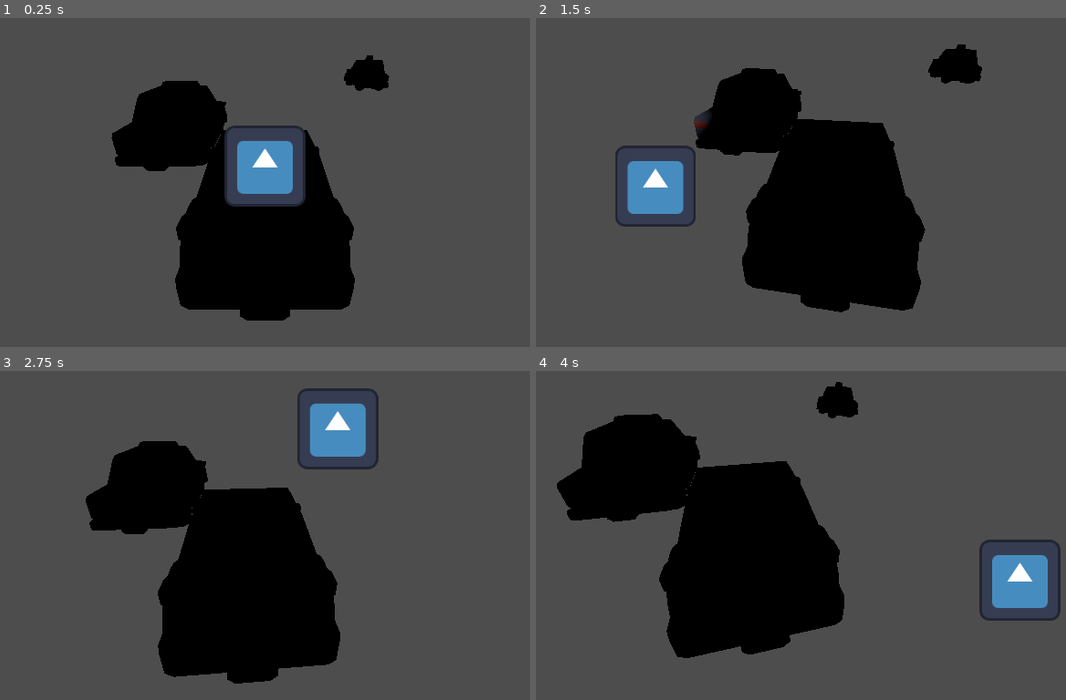
Above: before the commit, frames 1-4 (two rows, left to right).
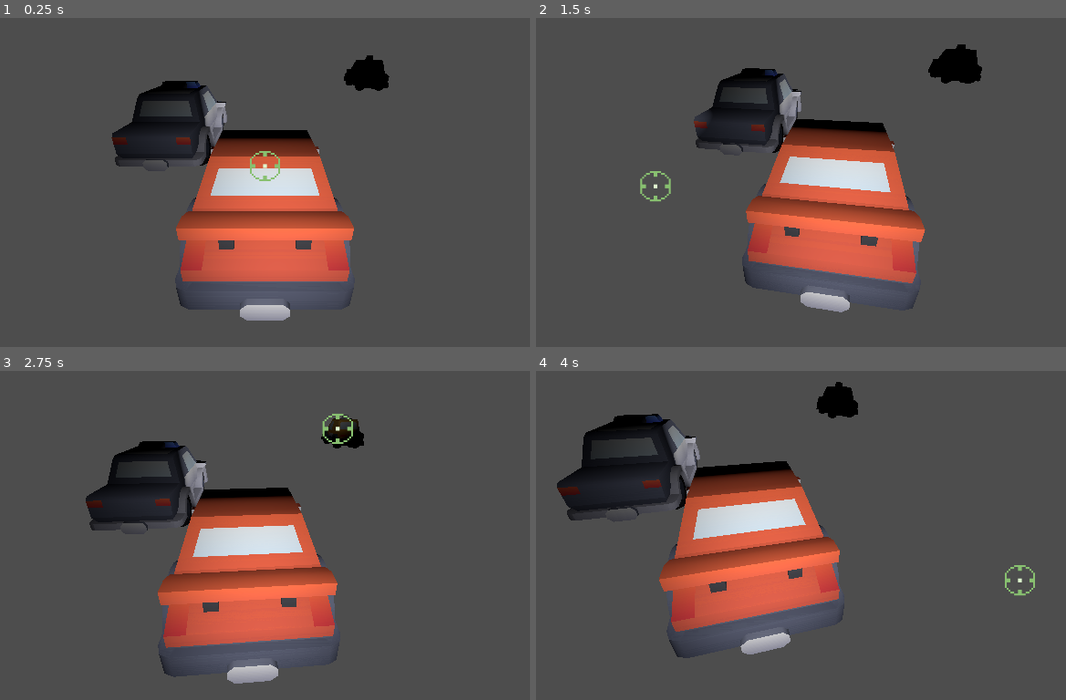
Above: after the commit, the same moments.

Repository: roverem/outrun
Game: Godot game, scene res://game.tscn
Same seed, same stepped clock (60 frames per second), same inputs: the game is played once before the commit and once after it. The engine's default icon, where the game draws it, is replaced by a stand-in: a white triangle on a blue panel in a dark square.
Inputs (mouse positions are in pixels of both pictures, inside the frame that each line leads up to):
- Up to frame 1 (0.25 s): no input
- Up to frame 2 (1.5 s): tap Enter at 0.5 s; move the mouse to (960, 146) at 0.52 s; click (960, 146) at 0.67 s; tap Space at 1.25 s; move the mouse to (652, 185) at 1.27 s; click (652, 185) at 1.42 s
- Up to frame 3 (2.75 s): tap Enter at 2 s; move the mouse to (339, 430) at 2.02 s; click (339, 430) at 2.17 s
- Up to frame 4 (4 s): tap Space at 2.75 s; move the mouse to (763, 601) at 2.77 s; click (763, 601) at 2.92 s; tap Enter at 3.5 s; move the mouse to (1018, 581) at 3.52 s; click (1018, 581) at 3.67 s

The runs differ from the first frame. In frame 1, 19% of the frame differs, in the area x 20-67%, y 19-92%; in frame 2, 20%; in frame 3, 21%; in frame 4, 22%, in the area x 3-99%, y 13-88%.

Commit message:
changed folder structure. added lights from scene2

Diff:
--- a/game.tscn
+++ b/game.tscn
@@ -1,11 +1,15 @@
-[gd_scene load_steps=7 format=3 uid="uid://c3wmweemb4l6i"]
+[gd_scene load_steps=8 format=3 uid="uid://c3wmweemb4l6i"]
 
-[ext_resource type="Texture2D" uid="uid://clriqk7a0nr26" path="res://icon.svg" id="1_80nbo"]
 [ext_resource type="Script" uid="uid://dv2c13kbkanq" path="res://game.gd" id="1_e2o6t"]
-[ext_resource type="PackedScene" uid="uid://usxntfcawidv" path="res://assets/sedan-sports.glb" id="3_feb5d"]
-[ext_resource type="PackedScene" uid="uid://1xpo6txat4l6" path="res://assets/police.glb" id="4_fc0e3"]
-[ext_resource type="PackedScene" uid="uid://34bsutjpak0j" path="res://assets/taxi.glb" id="5_7jktm"]
+[ext_resource type="PackedScene" uid="uid://usxntfcawidv" path="res://assets/3D/sedan-sports.glb" id="3_feb5d"]
+[ext_resource type="PackedScene" uid="uid://1xpo6txat4l6" path="res://assets/3D/police.glb" id="4_fc0e3"]
+[ext_resource type="PackedScene" uid="uid://34bsutjpak0j" path="res://assets/3D/taxi.glb" id="5_7jktm"]
+[ext_resource type="Texture2D" uid="uid://d3ggpwlb5ulno" path="res://assets/2D/Crosshair Spritesheet 1.png" id="5_ryrav"]
 [ext_resource type="Script" uid="uid://bkmoav7beqep5" path="res://crosshair.gd" id="6_ryrav"]
+
+[sub_resource type="AtlasTexture" id="AtlasTexture_ryrav"]
+atlas = ExtResource("5_ryrav")
+region = Rect2(208, 106, 64, 64)
 
 [node name="Node3D" type="Node3D"]
 script = ExtResource("1_e2o6t")
@@ -40,12 +44,25 @@
 anchor_bottom = 0.5
 offset_left = -576.0
 offset_top = -324.0
-offset_right = -448.0
-offset_bottom = -196.0
+offset_right = -512.0
+offset_bottom = -260.0
 grow_horizontal = 2
 grow_vertical = 2
-texture = ExtResource("1_80nbo")
+texture = SubResource("AtlasTexture_ryrav")
 script = ExtResource("6_ryrav")
+
+[node name="SpotLight3D2" type="SpotLight3D" parent="sedan-sports"]
+transform = Transform3D(-0.999778, 0, 0.0210819, 0, 1, 0, -0.0210819, 0, -0.999778, -0.390696, 0.69936, 1.09439)
+
+[node name="SpotLight3D3" type="SpotLight3D" parent="sedan-sports"]
+transform = Transform3D(-0.99992, 0, -0.0126184, 0, 1, 0, 0.0126184, 0, -0.99992, 0.402436, 0.69936, 1.11244)
+
+[node name="SpotLight3D4" type="SpotLight3D" parent="sedan-sports"]
+transform = Transform3D(-0.943344, 0, -0.331816, -0.127344, 0.923425, 0.362036, 0.306407, 0.38378, -0.871108, -0.390696, 1.5657, -2.23555)
+
+[node name="SpotLight3D5" type="SpotLight3D" parent="sedan-sports"]
+transform = Transform3D(-0.844973, 0, 0.53481, 0.207669, 0.921531, 0.328106, -0.492844, 0.388304, -0.778669, 0.402436, 1.19712, -2.47349)
+spot_range = 4.68257
 
 [node name="DirectionalLight3D" type="SpotLight3D" parent="."]
 transform = Transform3D(-0.999796, 0, -0.0201921, 0, 1, 0, 0.0201921, 0, -0.999796, 0, 2.70507, -1.47715)
--- a/game2.tscn
+++ b/game2.tscn
@@ -2,7 +2,7 @@
 
 [ext_resource type="Script" uid="uid://dv2c13kbkanq" path="res://game.gd" id="1_oigcv"]
 [ext_resource type="Texture2D" uid="uid://clriqk7a0nr26" path="res://icon.svg" id="2_6ugsd"]
-[ext_resource type="PackedScene" uid="uid://usxntfcawidv" path="res://assets/sedan-sports.glb" id="3_rt4am"]
+[ext_resource type="PackedScene" uid="uid://usxntfcawidv" path="res://assets/3D/sedan-sports.glb" id="3_rt4am"]
 
 [node name="Node3D" type="Node3D"]
 script = ExtResource("1_oigcv")
Binary file added: assets/2D/Crosshair Spritesheet 1.png
Not shown, added: assets/2D/Crosshair Spritesheet 1.png.import
Binary file added: assets/2D/Crosshair Spritesheet 2.png
Not shown, changed: assets/2D/Crosshair Spritesheet 2.png.import
Renamed: assets/Textures/colormap.png -> assets/3D/Textures/colormap.png
Not shown, added: assets/3D/Textures/colormap.png.import
Renamed: assets/police.glb -> assets/3D/police.glb
Not shown, changed: assets/3D/police.glb.import
Renamed: assets/sedan-sports.glb -> assets/3D/sedan-sports.glb
Not shown, changed: assets/3D/sedan-sports.glb.import
Renamed: assets/sedan.glb -> assets/3D/sedan.glb
Not shown, changed: assets/3D/sedan.glb.import
(and 2 more such lines)
